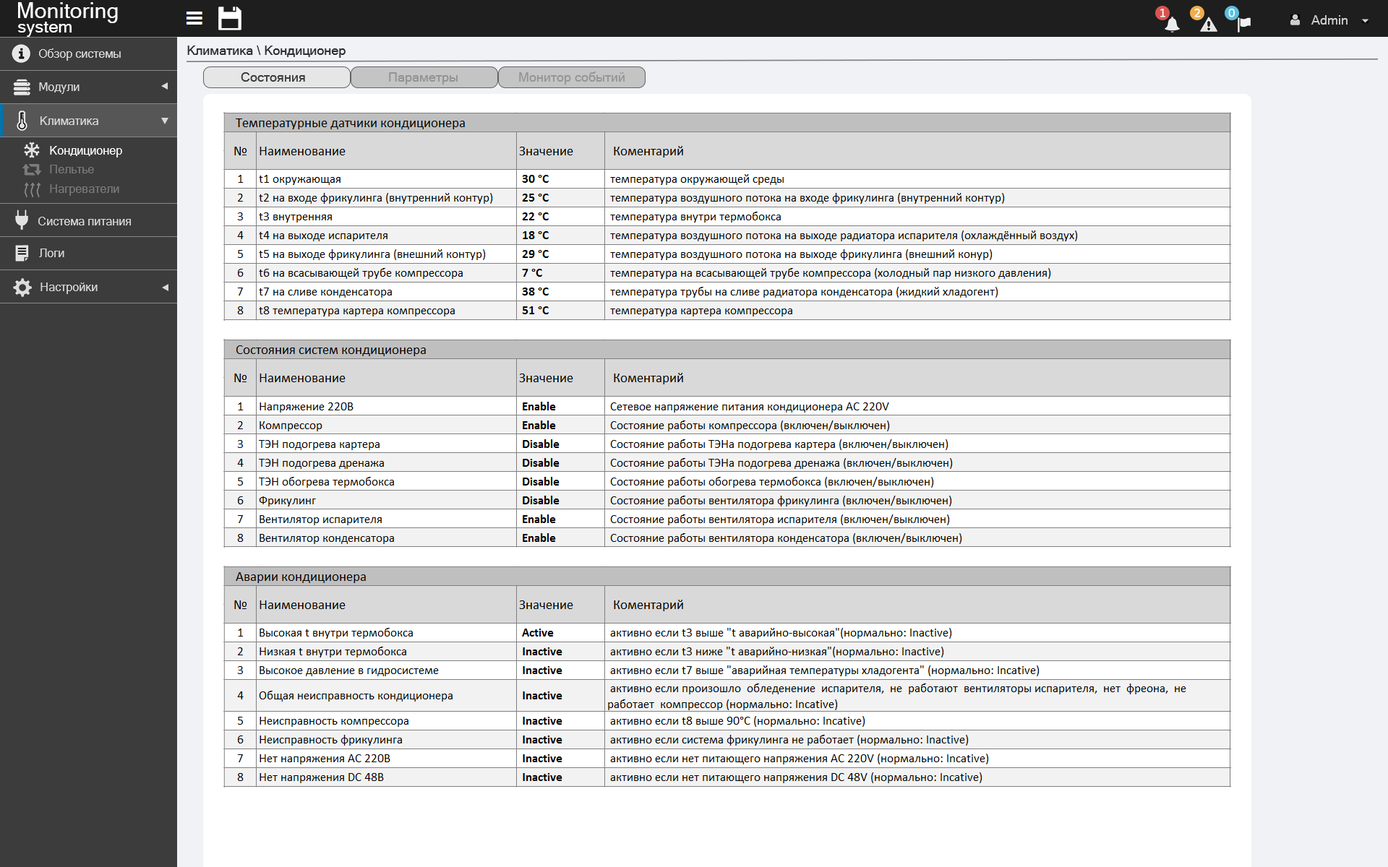
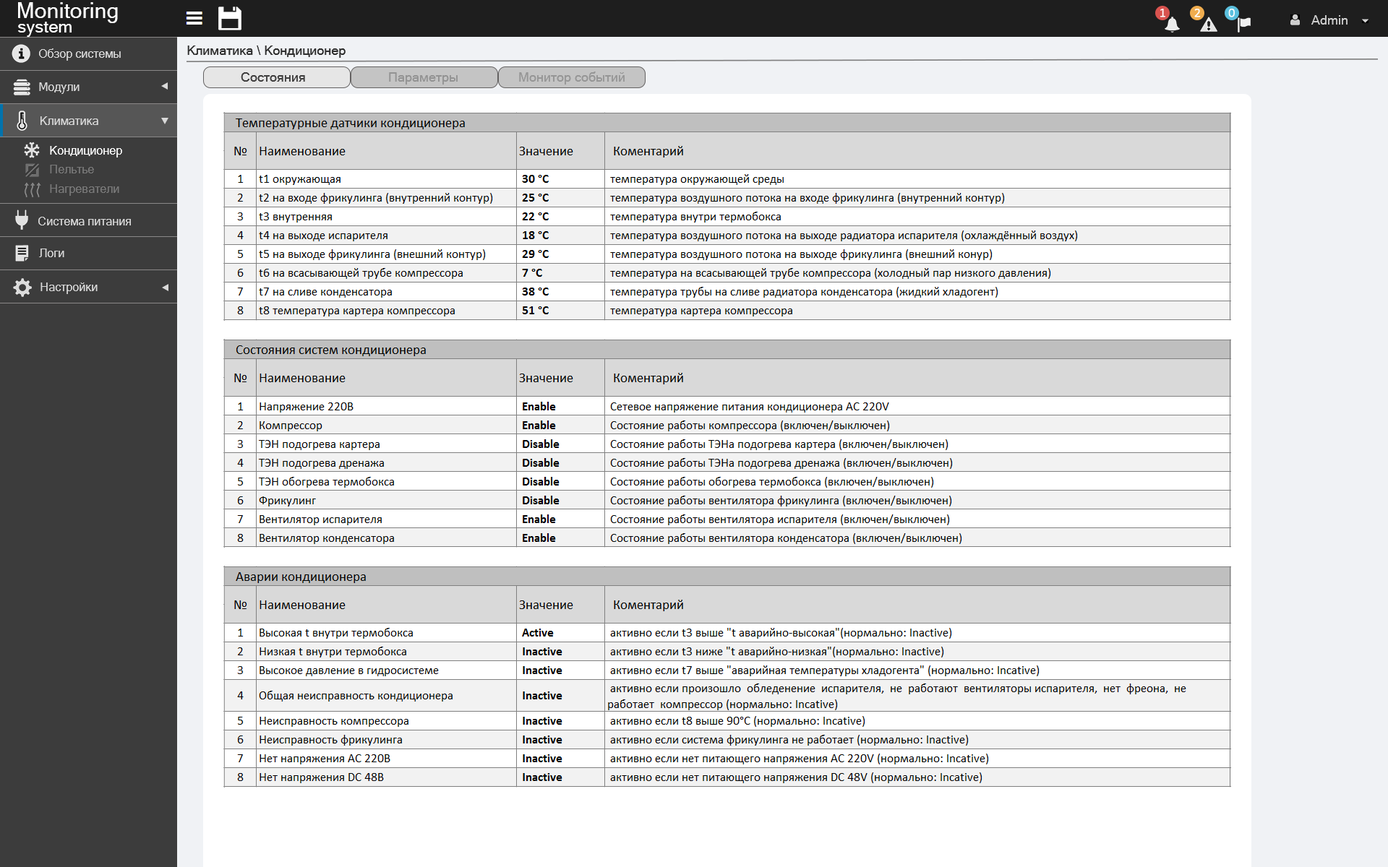
The second 1388px x 867px image is a revision of the first. Changes to its layers:
added layer "Icon_Пельтье" (1st of 2, in "Меню") in group "Меню" over left=25, top=163, right=40, bottom=178
hid "Icon_Пельтье" (2nd of 2, in "Меню") over left=21, top=163, right=42, bottom=176
